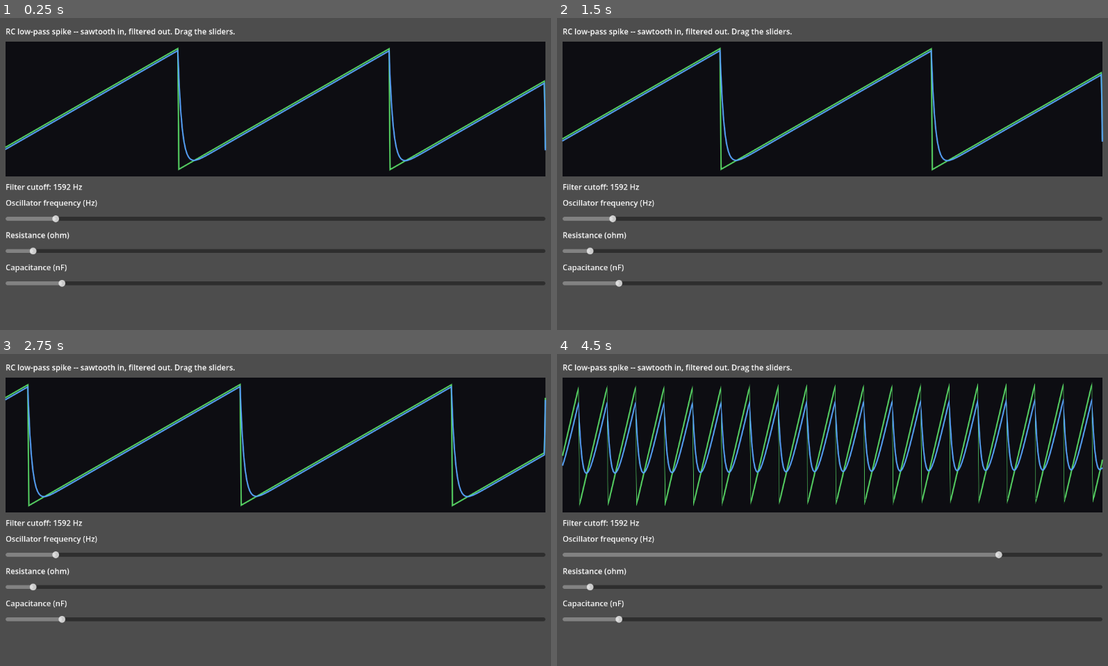
Above: before the commit, frames 1-4 (two rows, left to right).
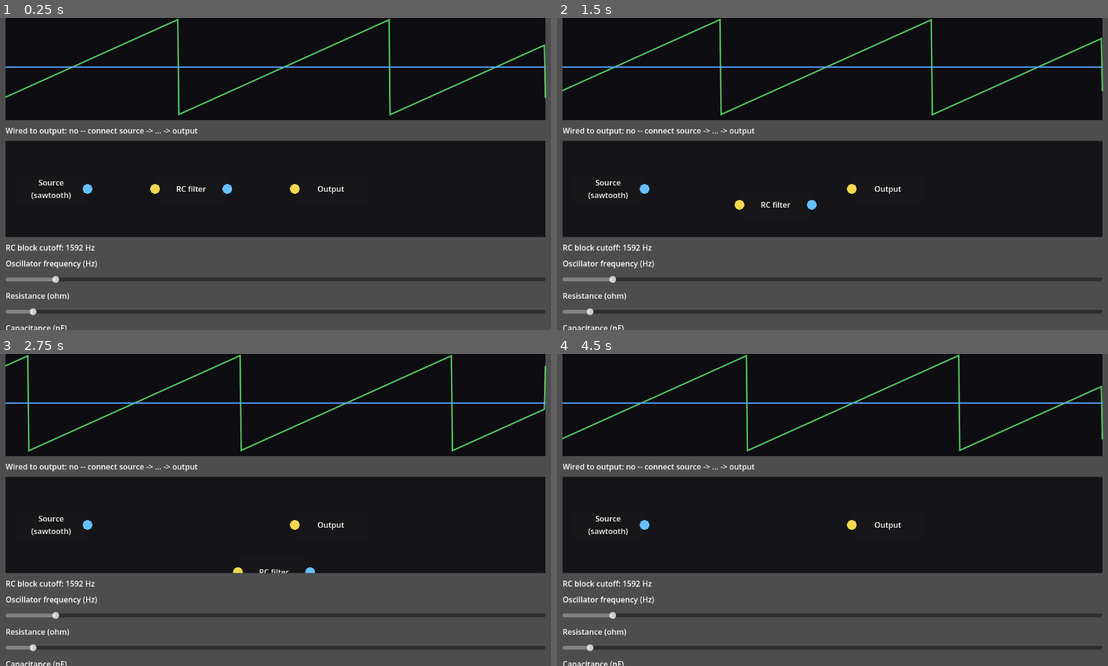
Above: after the commit, the same moments.

Repository: nattsu628878/synth-builder-godot
Game: Godot game, scene res://main.tscn
The game is run twice, just before and just after one commit, with the same random seed, the same clock (stepped at 60 frames per second) and the same inputs.
Inputs (mouse positions are in pixels of both pictures, inside the frame that each line leads up to):
- Up to frame 1 (0.25 s): no input
- Up to frame 2 (1.5 s): move the mouse to (953, 158) at 0.52 s; click (953, 158) at 0.67 s; drag from (722, 189) to (804, 236) at 1.27 s
- Up to frame 3 (2.75 s): move the mouse to (330, 441) at 2.02 s; click (330, 441) at 2.17 s
- Up to frame 4 (4.5 s): drag from (804, 572) to (667, 463) at 2.77 s; move the mouse to (997, 556) at 3.52 s; click (997, 556) at 3.67 s; drag from (667, 463) to (749, 432) at 4.27 s

The runs differ from the first frame. In frame 1, 41% of the frame differs, in the area x 0-100%, y 0-100%; in frame 2, 40%; in frame 3, 41%; in frame 4, 44%.

Commit message:
Spike #2: draggable, wirable circuit blocks (source -> RC -> output)
Tests the other half of "circuit design" that spike #1 didn't touch:
does placing and wiring blocks yourself feel good, separately from
tweaking their parameters? Three fixed blocks for now (no palette to
add more), single input/output ports, strict series chain -- no
branching or summing yet.

- circuit_block.gd: a draggable PanelContainer with an output port
  (right edge, blue) and/or input port (left edge, yellow), drawn via
  _draw(). Dragging moves it; clicking a port emits a signal instead.
- circuit_canvas.gd: owns the wiring. Click an output port then an
  input port to connect (replaces any existing connection on either
  port). Click empty canvas to cancel a pending wire or delete the
  nearest one. get_chain_from_source() walks the graph from the
  "source" block for main.gd to evaluate.
- main.gd: only processes the RC filter if the wired chain actually
  reaches the "output" block; otherwise the scope's "out" trace and
  audio go silent while "in" (the raw oscillator) stays live. A status
  label says whether you're wired through.
- Custom class_name types (CircuitBlock, CircuitCanvas, Oscilloscope)
  are used for @export/signals inside their own files but never as a
  static type annotation elsewhere in GDScript -- this headless
  session has no editor-built global class cache to resolve them from,
  so cross-file type hints would fail to parse. Opening the project in
  a real editor (Mac) builds that cache and doesn't need this
  workaround, but keeping it avoids re-breaking headless verification.

Verified headless: loads and runs without script errors. Wiring
interaction (click precision, drag feel) unverified -- no display here.

Diff:
--- /dev/null
+++ b/circuit_block.gd
@@ -0,0 +1,51 @@
+class_name CircuitBlock
+extends PanelContainer
+
+## A single draggable block on the CircuitCanvas. Has at most one input
+## port (left edge) and one output port (right edge), drawn as circles.
+## "source" has no input port, "output" has no output port.
+
+signal moved
+signal output_port_pressed(block)
+signal input_port_pressed(block)
+
+@export var block_type: String = ""  # "source" | "rc" | "output"
+
+const PORT_RADIUS := 10.0
+
+var _dragging: bool = false
+
+func get_output_port_global_pos() -> Vector2:
+	return global_position + Vector2(size.x, size.y * 0.5)
+
+func get_input_port_global_pos() -> Vector2:
+	return global_position + Vector2(0, size.y * 0.5)
+
+func _gui_input(event: InputEvent) -> void:
+	if event is InputEventMouseButton and event.button_index == MOUSE_BUTTON_LEFT:
+		if event.pressed:
+			var local_pos: Vector2 = event.position
+			var out_local := Vector2(size.x, size.y * 0.5)
+			var in_local := Vector2(0.0, size.y * 0.5)
+			if block_type != "source" and local_pos.distance_to(in_local) <= PORT_RADIUS + 4.0:
+				input_port_pressed.emit(self)
+				accept_event()
+				return
+			if block_type != "output" and local_pos.distance_to(out_local) <= PORT_RADIUS + 4.0:
+				output_port_pressed.emit(self)
+				accept_event()
+				return
+			_dragging = true
+			accept_event()
+		else:
+			_dragging = false
+	elif event is InputEventMouseMotion and _dragging:
+		position += event.relative
+		moved.emit()
+		accept_event()
+
+func _draw() -> void:
+	if block_type != "source":
+		draw_circle(Vector2(0.0, size.y * 0.5), PORT_RADIUS, Color(0.95, 0.85, 0.3))
+	if block_type != "output":
+		draw_circle(Vector2(size.x, size.y * 0.5), PORT_RADIUS, Color(0.4, 0.75, 1.0))
--- /dev/null
+++ b/circuit_canvas.gd
@@ -0,0 +1,106 @@
+class_name CircuitCanvas
+extends Control
+
+## Owns the wiring between CircuitBlocks: click an output port then an
+## input port to connect them (replacing any existing connection on
+## either port -- single-wire-per-port, no branching, matches the
+## "series chain" assumption main.gd uses to evaluate the signal).
+## Click empty canvas space to cancel a pending wire, or to delete the
+## nearest wire if none is pending.
+
+const WIRE_HIT_TOLERANCE := 8.0
+
+var blocks: Dictionary = {}       # id (String) -> CircuitBlock
+var connections: Array = []       # [{from: id, to: id}, ...]
+
+var _pending_output_block: String = ""
+
+func register_block(id: String, block) -> void:
+	blocks[id] = block
+	block.output_port_pressed.connect(_on_output_pressed.bind(id))
+	block.input_port_pressed.connect(_on_input_pressed.bind(id))
+	block.moved.connect(queue_redraw)
+
+func _on_output_pressed(id: String) -> void:
+	connections = connections.filter(func(c): return c.from != id)
+	_pending_output_block = id
+	queue_redraw()
+
+func _on_input_pressed(id: String) -> void:
+	if _pending_output_block == "" or _pending_output_block == id:
+		_pending_output_block = ""
+		queue_redraw()
+		return
+	connections = connections.filter(func(c): return c.to != id)
+	connections.append({"from": _pending_output_block, "to": id})
+	_pending_output_block = ""
+	queue_redraw()
+
+func _gui_input(event: InputEvent) -> void:
+	if event is InputEventMouseButton and event.pressed and event.button_index == MOUSE_BUTTON_LEFT:
+		if _pending_output_block != "":
+			_pending_output_block = ""
+			queue_redraw()
+		else:
+			_try_delete_wire_near(event.position)
+	elif event is InputEventMouseMotion and _pending_output_block != "":
+		queue_redraw()
+
+func _try_delete_wire_near(p: Vector2) -> void:
+	for i in range(connections.size() - 1, -1, -1):
+		var c = connections[i]
+		if not blocks.has(c.from) or not blocks.has(c.to):
+			continue
+		var a: Vector2 = blocks[c.from].get_output_port_global_pos() - global_position
+		var b: Vector2 = blocks[c.to].get_input_port_global_pos() - global_position
+		if _distance_to_segment(p, a, b) <= WIRE_HIT_TOLERANCE:
+			connections.remove_at(i)
+			queue_redraw()
+			return
+
+func _distance_to_segment(p: Vector2, a: Vector2, b: Vector2) -> float:
+	var ab := b - a
+	var t := 0.0
+	if ab.length_squared() > 0.0001:
+		t = clamp((p - a).dot(ab) / ab.length_squared(), 0.0, 1.0)
+	var closest := a + ab * t
+	return p.distance_to(closest)
+
+## Walks forward from the "source" block through connections, returning
+## the ordered chain of block ids reached (e.g. ["source", "rc", "output"]).
+## Stops early if a block has no outgoing connection.
+func get_chain_from_source() -> Array:
+	var source_id := ""
+	for id in blocks:
+		if blocks[id].block_type == "source":
+			source_id = id
+			break
+	if source_id == "":
+		return []
+	var chain: Array = [source_id]
+	var current := source_id
+	var guard := 0
+	while guard < blocks.size() + 1:
+		guard += 1
+		var next_id := ""
+		for c in connections:
+			if c.from == current:
+				next_id = c.to
+				break
+		if next_id == "" or chain.has(next_id):
+			break
+		chain.append(next_id)
+		current = next_id
+	return chain
+
+func _draw() -> void:
+	draw_rect(Rect2(Vector2.ZERO, size), Color(0.08, 0.08, 0.1))
+	for c in connections:
+		if not blocks.has(c.from) or not blocks.has(c.to):
+			continue
+		var a: Vector2 = blocks[c.from].get_output_port_global_pos() - global_position
+		var b: Vector2 = blocks[c.to].get_input_port_global_pos() - global_position
+		draw_line(a, b, Color(0.85, 0.85, 0.9), 2.0)
+	if _pending_output_block != "" and blocks.has(_pending_output_block):
+		var a: Vector2 = blocks[_pending_output_block].get_output_port_global_pos() - global_position
+		draw_line(a, get_local_mouse_position(), Color(0.85, 0.8, 0.3, 0.7), 2.0)
--- a/main.gd
+++ b/main.gd
@@ -1,16 +1,17 @@
 extends Control
 
-## Spike goal (see nattsu-hub/projects/synth-builder-godot.md): this is NOT
-## the real circuit engine. It's the cheapest possible test of the actual
-## hypothesis -- does watching a waveform react live to a knob feel good?
-## So the "circuit" here is a single hand-solved RC low-pass (an ODE
-## integrated with forward Euler), not a general MNA solver. A sawtooth
-## oscillator feeds it so the filtering effect is visible on the scope.
+## Spike #2 goal (see nattsu-hub/projects/synth-builder-godot.md): spike #1
+## tested "does watching a value change feel good". This one tests the
+## other half of "circuit design" -- does placing and wiring blocks
+## yourself feel good, separately from tweaking their parameters?
 ##
-## All UI nodes live in main.tscn (not built in code) so they can be
-## rearranged in the Godot editor -- this script only reads/writes them
-## via unique names (%Name), which keep resolving even if you move nodes
-## around in the tree.
+## Still not the real circuit engine: three fixed blocks (no palette to
+## add more yet), single-input/single-output ports, a strict series
+## chain (no branching/summing). The RC block's math is the same
+## hand-solved ODE as spike #1.
+##
+## All UI nodes live in main.tscn so they can be rearranged in the Godot
+## editor -- this script only reads/writes them via unique names (%Name).
 
 const SAMPLE_RATE := 44100.0
 const SCOPE_SAMPLES := 512
@@ -20,7 +21,7 @@
 var capacitance: float = 100.0e-9  # farad (slider is in nF)
 
 var _osc_phase: float = 0.0
-var _vc: float = 0.0  # capacitor voltage = filter output
+var _vc: float = 0.0  # capacitor voltage = RC block's internal state
 
 var _scope_in: PackedFloat32Array = PackedFloat32Array()
 var _scope_out: PackedFloat32Array = PackedFloat32Array()
@@ -28,10 +29,15 @@
 
 @onready var _scope: Control = %Scope
 @onready var _cutoff_label: Label = %CutoffLabel
+@onready var _status_label: Label = %StatusLabel
 @onready var _freq_slider: HSlider = %FreqSlider
 @onready var _r_slider: HSlider = %RSlider
 @onready var _c_slider: HSlider = %CSlider
 @onready var _audio_player: AudioStreamPlayer = %AudioPlayer
+@onready var _canvas = %Canvas
+@onready var _source_block = %SourceBlock
+@onready var _rc_block = %RCBlock
+@onready var _output_block = %OutputBlock
 
 var _playback: AudioStreamGeneratorPlayback
 
@@ -41,35 +47,54 @@
 	_audio_player.play()
 	_playback = _audio_player.get_stream_playback()
 
+	_canvas.register_block("source", _source_block)
+	_canvas.register_block("rc", _rc_block)
+	_canvas.register_block("output", _output_block)
+
 func _process(_delta: float) -> void:
 	freq_hz = _freq_slider.value
 	resistance = _r_slider.value
 	capacitance = _c_slider.value * 1.0e-9
 
 	var cutoff_hz := 1.0 / (TAU * resistance * capacitance)
-	_cutoff_label.text = "Filter cutoff: %.0f Hz" % cutoff_hz
+	_cutoff_label.text = "RC block cutoff: %.0f Hz" % cutoff_hz
 
-	_fill_audio()
+	var chain: Array = _canvas.get_chain_from_source()
+	var reaches_output: bool = chain.size() > 0 and chain[-1] == "output"
+	_status_label.text = "Wired to output: yes" if reaches_output else "Wired to output: no -- connect source -> ... -> output"
+
+	_fill_audio(chain, reaches_output)
 	_scope.set_data(_scope_in, _scope_out)
 
-func _fill_audio() -> void:
+func _fill_audio(chain: Array, reaches_output: bool) -> void:
 	if _playback == null:
 		return
 	var frames := _playback.get_frames_available()
 	var dt := 1.0 / SAMPLE_RATE
 	for _i in frames:
-		# Sawtooth source, -1..1.
+		# Sawtooth source, -1..1. Always runs, regardless of wiring, so the
+		# scope's "in" trace is always live.
 		_osc_phase += freq_hz / SAMPLE_RATE
 		if _osc_phase >= 1.0:
 			_osc_phase -= 1.0
 		var vin := 2.0 * _osc_phase - 1.0
 
-		# RC low-pass: dVc/dt = (Vin - Vc) / (R*C), forward Euler.
-		_vc += dt * (vin - _vc) / (resistance * capacitance)
-		_vc = clamp(_vc, -1.0, 1.0)
-
-		_playback.push_frame(Vector2(_vc, _vc))
+		var value := 0.0
+		if reaches_output:
+			value = vin
+			for id in chain:
+				if id == "rc":
+					value = _apply_rc(value, dt)
+			_playback.push_frame(Vector2(value, value))
+		else:
+			_playback.push_frame(Vector2(0.0, 0.0))
 
 		_scope_in[_scope_write_idx] = vin
-		_scope_out[_scope_write_idx] = _vc
+		_scope_out[_scope_write_idx] = value
 		_scope_write_idx = (_scope_write_idx + 1) % SCOPE_SAMPLES
+
+func _apply_rc(vin: float, dt: float) -> float:
+	# RC low-pass: dVc/dt = (Vin - Vc) / (R*C), forward Euler.
+	_vc += dt * (vin - _vc) / (resistance * capacitance)
+	_vc = clamp(_vc, -1.0, 1.0)
+	return _vc
--- a/main.tscn
+++ b/main.tscn
@@ -1,7 +1,9 @@
-[gd_scene load_steps=4 format=3]
+[gd_scene load_steps=6 format=3]
 
 [ext_resource type="Script" path="res://main.gd" id="1"]
 [ext_resource type="Script" path="res://oscilloscope.gd" id="2"]
+[ext_resource type="Script" path="res://circuit_canvas.gd" id="3"]
+[ext_resource type="Script" path="res://circuit_block.gd" id="4"]
 
 [sub_resource type="AudioStreamGenerator" id="AudioStreamGenerator_1"]
 mix_rate = 44100.0
@@ -34,18 +36,89 @@
 
 [node name="Title" type="Label" parent="Margin/VBox"]
 layout_mode = 2
-text = "RC low-pass spike -- sawtooth in, filtered out. Drag the sliders."
+text = "Drag the blocks. Click an output port (blue) then an input port (yellow) to wire them. Click a wire to delete it."
+autowrap_mode = 2
 
 [node name="Scope" type="Control" parent="Margin/VBox"]
 unique_name_in_owner = true
-custom_minimum_size = Vector2(780, 280)
+custom_minimum_size = Vector2(780, 220)
 layout_mode = 2
 script = ExtResource("2")
+
+[node name="StatusLabel" type="Label" parent="Margin/VBox"]
+unique_name_in_owner = true
+layout_mode = 2
+text = "Wired to output: no -- connect source -> ... -> output"
+
+[node name="Canvas" type="Control" parent="Margin/VBox"]
+unique_name_in_owner = true
+custom_minimum_size = Vector2(780, 200)
+layout_mode = 2
+clip_contents = true
+script = ExtResource("3")
+
+[node name="SourceBlock" type="PanelContainer" parent="Margin/VBox/Canvas"]
+unique_name_in_owner = true
+custom_minimum_size = Vector2(150, 60)
+layout_mode = 0
+offset_left = 20.0
+offset_top = 70.0
+offset_right = 170.0
+offset_bottom = 130.0
+script = ExtResource("4")
+block_type = "source"
+
+[node name="Label" type="Label" parent="Margin/VBox/Canvas/SourceBlock"]
+layout_mode = 2
+size_flags_horizontal = 3
+size_flags_vertical = 3
+text = "Source
+(sawtooth)"
+horizontal_alignment = 1
+vertical_alignment = 1
+
+[node name="RCBlock" type="PanelContainer" parent="Margin/VBox/Canvas"]
+unique_name_in_owner = true
+custom_minimum_size = Vector2(150, 60)
+layout_mode = 0
+offset_left = 310.0
+offset_top = 70.0
+offset_right = 460.0
+offset_bottom = 130.0
+script = ExtResource("4")
+block_type = "rc"
+
+[node name="Label" type="Label" parent="Margin/VBox/Canvas/RCBlock"]
+layout_mode = 2
+size_flags_horizontal = 3
+size_flags_vertical = 3
+text = "RC filter"
+horizontal_alignment = 1
+vertical_alignment = 1
+
+[node name="OutputBlock" type="PanelContainer" parent="Margin/VBox/Canvas"]
+unique_name_in_owner = true
+custom_minimum_size = Vector2(150, 60)
+layout_mode = 0
+offset_left = 600.0
+offset_top = 70.0
+offset_right = 750.0
+offset_bottom = 130.0
+script = ExtResource("4")
+block_type = "output"
+
+[node name="Label" type="Label" parent="Margin/VBox/Canvas/OutputBlock"]
+layout_mode = 2
+size_flags_horizontal = 3
+size_flags_vertical = 3
+text = "Output"
+horizontal_alignment = 1
+vertical_alignment = 1
 
 [node name="CutoffLabel" type="Label" parent="Margin/VBox"]
 unique_name_in_owner = true
 layout_mode = 2
-text = "Filter cutoff: -- Hz"
+text = "RC block cutoff: -- Hz"
 
 [node name="FreqLabel" type="Label" parent="Margin/VBox"]
 layout_mode = 2
